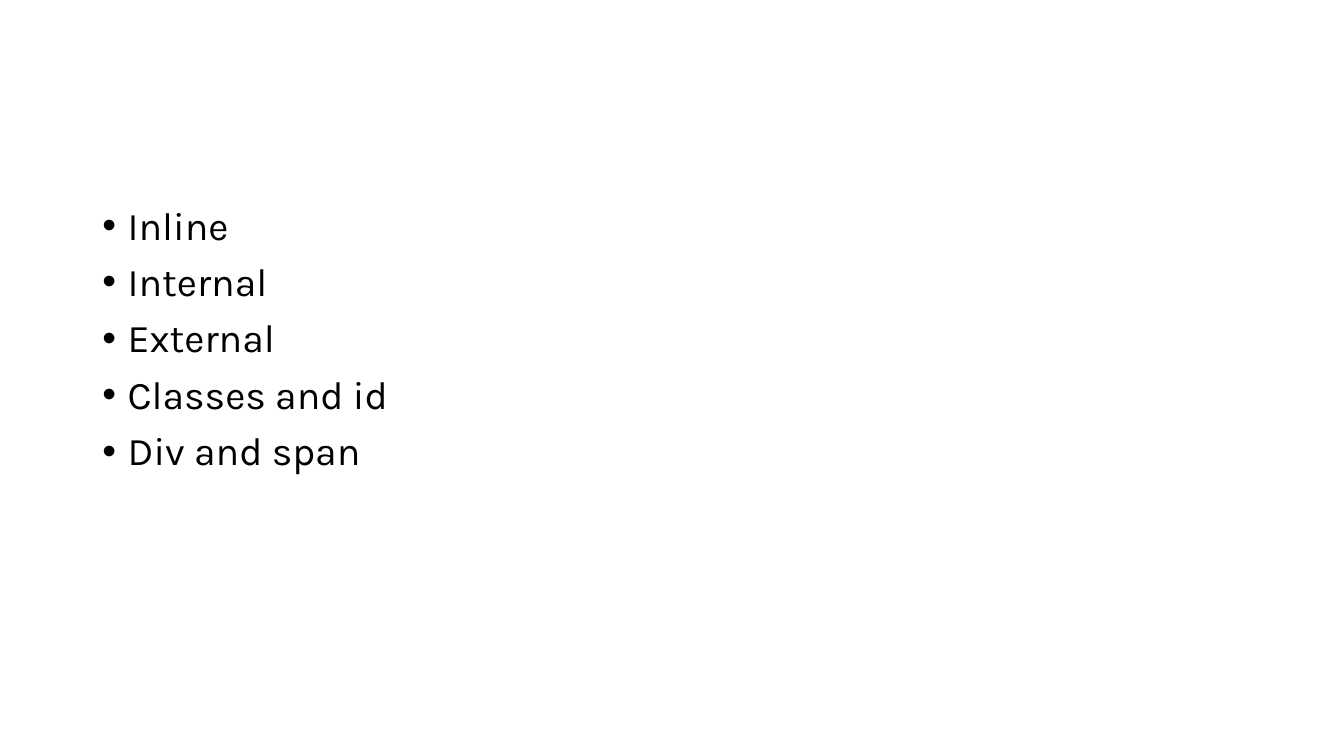
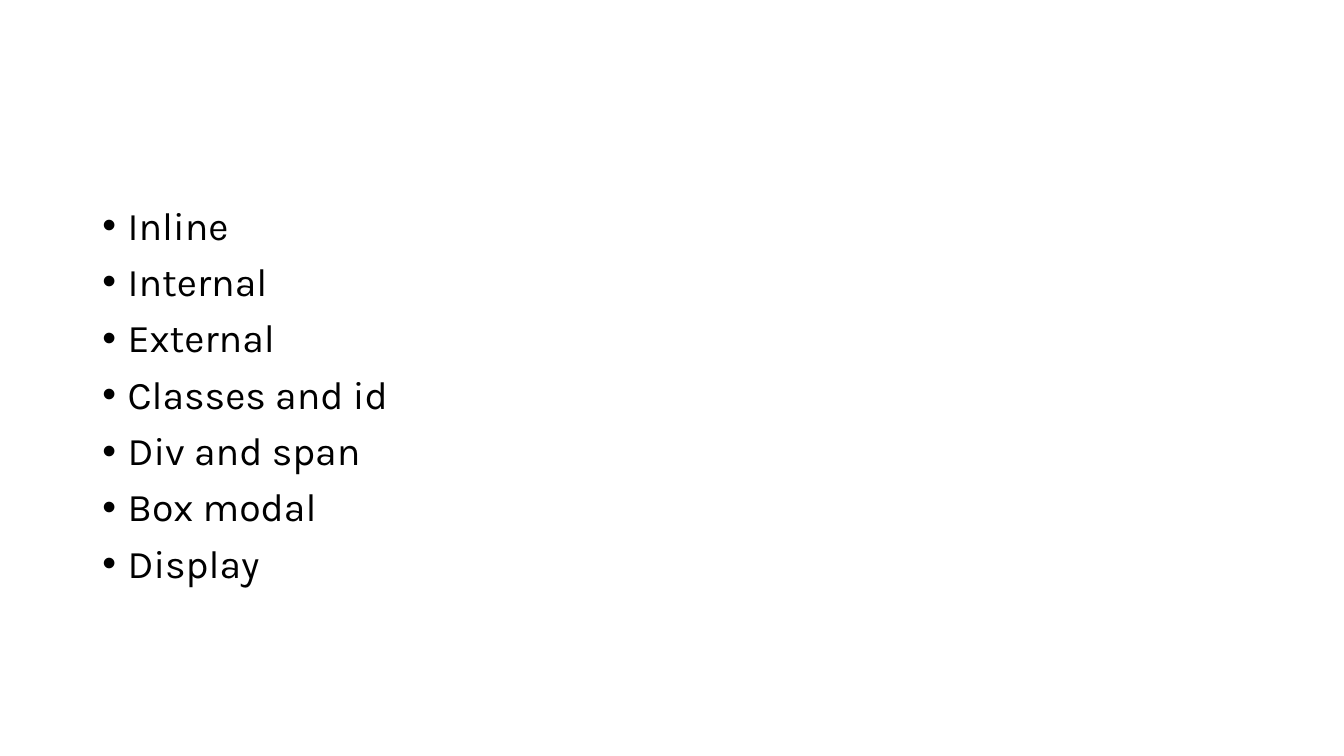
Before and after one commit to PiyushChaturvedii/Batch06, a slide deck: slide 2 of css.pptx. Drawn at 1344x756 pixels with LibreOffice and Linux fonts; fonts in the diff are those of the drawing. Boxes give left, top, right and bottom in pixels: in the first picture for what was removed or moved away, otherwise in the second. Text is boxed around its words. In the diff, an @@ line names an element or a change of style, - is before the commit and + after.

```diff
--- a/css.pptx
+++ b/css.pptx
@@ text at [128,494,317,588]: paragraphs added @@
+• Box modal
+• Display
```
Also in this commit, not shown: 1 other slide changed, 19 other files.
